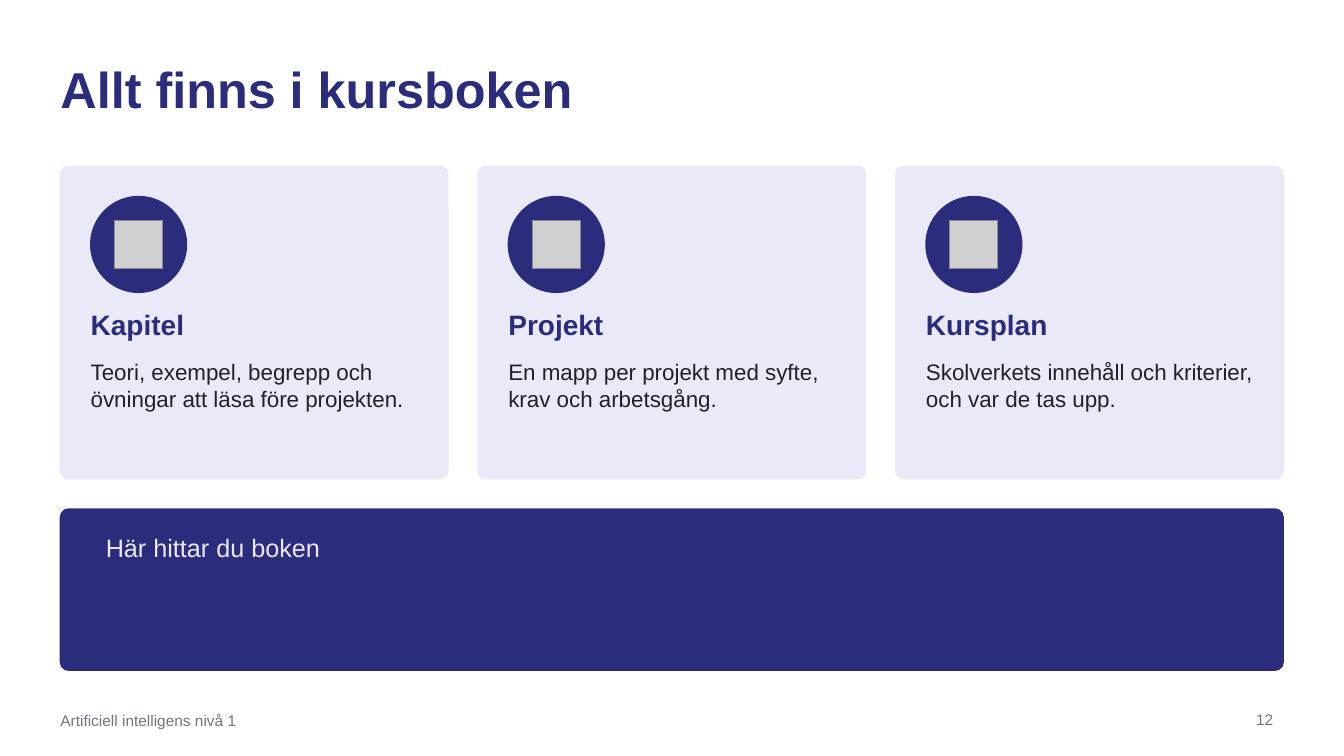
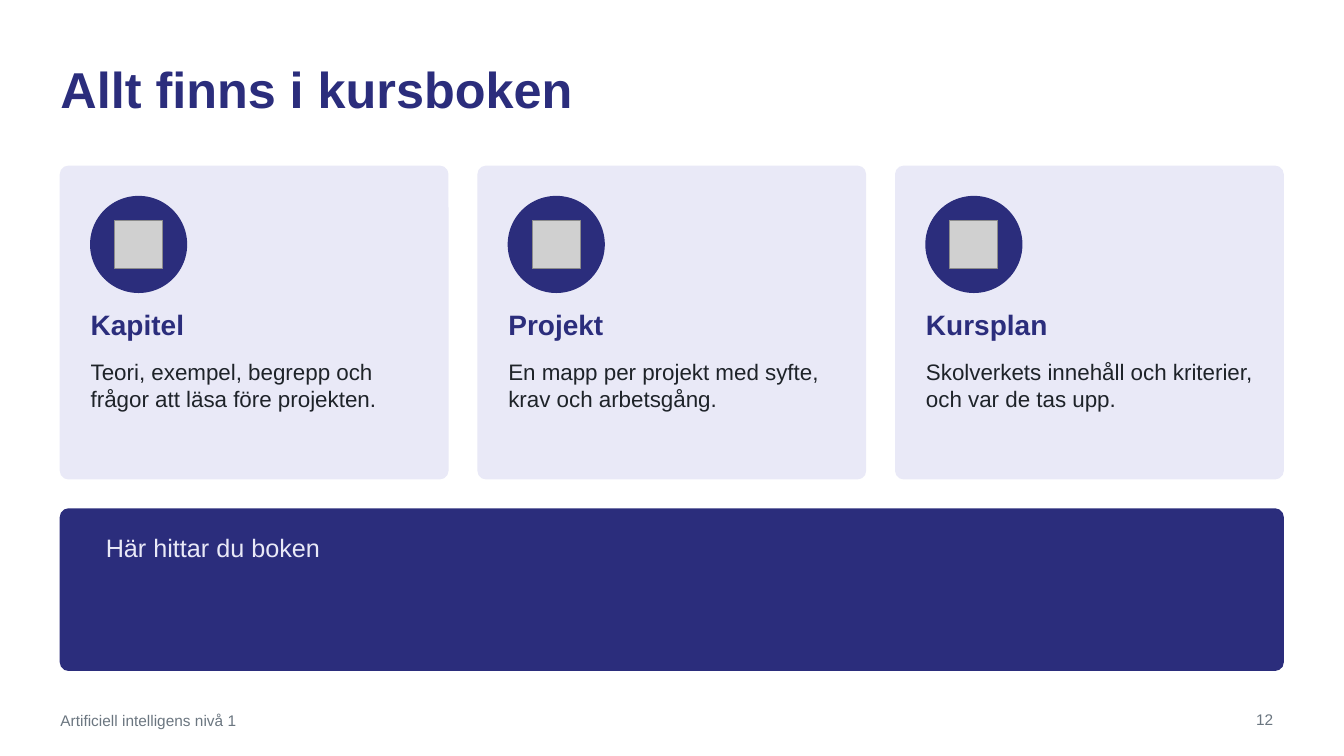
Before and after one commit to abbindustrigymnasium/artificiell-intelligens1, a slide deck: slide 12 of Artificiell intelligens 1 - Kurspresentation.pptx. Drawn at 1344x756 pixels with LibreOffice and Linux fonts; fonts in the diff are those of the drawing; grey boxes stand for pictures. Boxes give left, top, right and bottom in pixels: in the first picture for what was removed or moved away, otherwise in the second. Text is boxed around its words. In the diff, an @@ line names an element or a change of style, - is before the commit and + after.

```diff
--- a/Artificiell intelligens 1 - Kurspresentation.pptx
+++ b/Artificiell intelligens 1 - Kurspresentation.pptx
@@ text at (91,363,376,412): text changed @@
-Teori, exempel, begrepp och övningar att läsa före projekten.
+Teori, exempel, begrepp och frågor att läsa före projekten.
```
Also in this commit, not shown: 11 other files.
